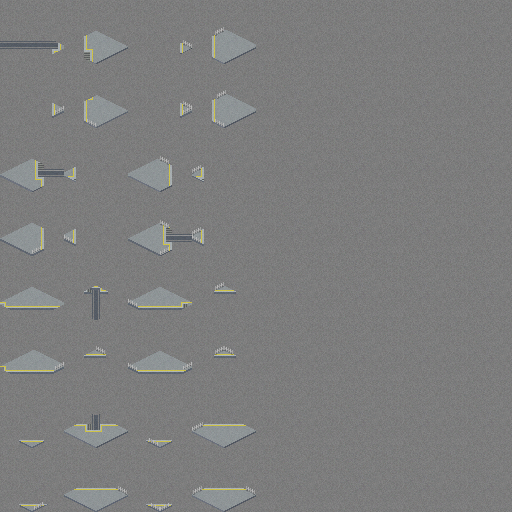
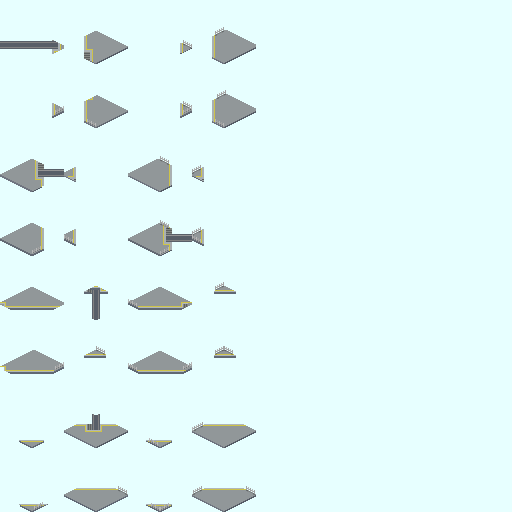
Layer changes from the first 512 x 512 image to the second:
hid "Platform_Noise.xcf" over (0, 0, 512, 512)
